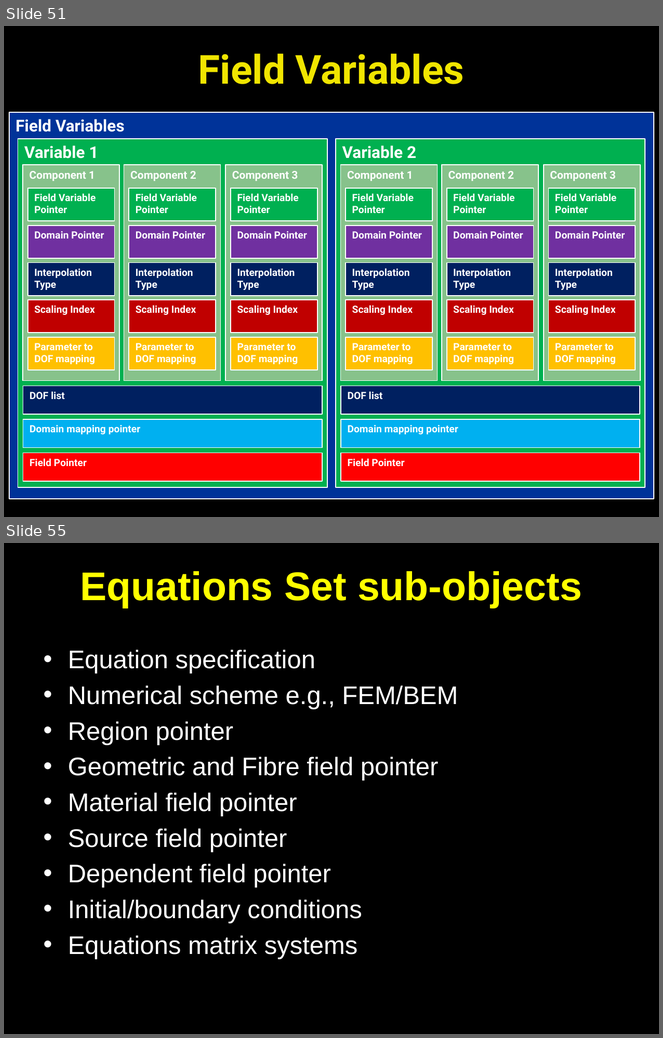
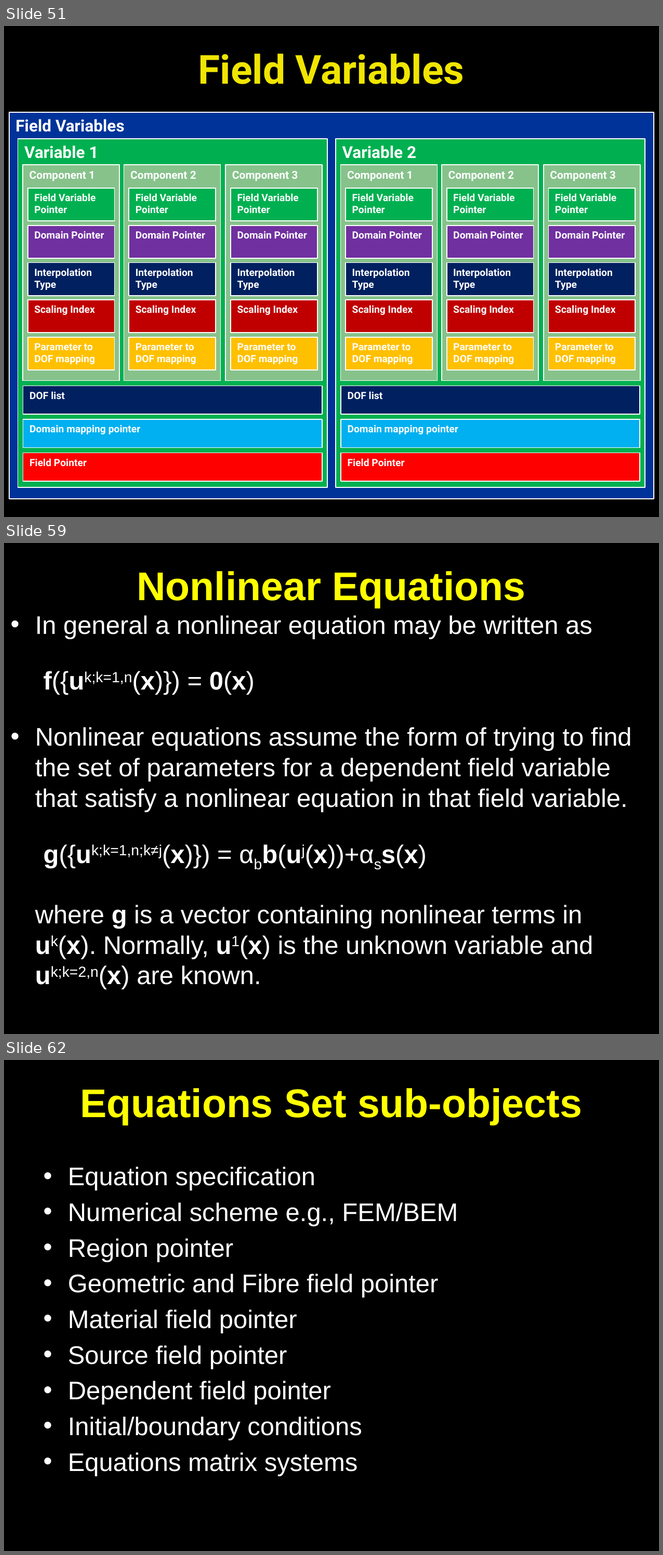
Before and after one commit to OpenCMISS/cm, a slide deck: doc/openCMISS.pptx. Shown one above the other, each under a label of ours: slides 51 and 55 before the commit, slides 51, 59 and 62 after it; the slides between them are not shown. The pictures are 663x1038 and 663x1555 pixels, drawn with LibreOffice and Linux fonts; fonts in the diff are those of the drawing. Boxes give left, top, right and bottom in pixels: in the first picture for what was removed or moved away, otherwise in the second. Text is boxed around its words. In the diff, an @@ line names an element or a change of style, - is before the commit and + after.

Commit message:
Changes for linear/nonlinear equations. First go at CellML interface from Andre/Chris.

```diff
--- a/doc/openCMISS.pptx
+++ b/doc/openCMISS.pptx
@@ slide 59 added at [4,543,659,1034], background #000000 @@
@@ title added at [137,571,526,608], 44 pt, text #FFFF00, bold @@
+Nonlinear Equations
@@ text added at [35,615,632,990], 28 pt, text #FFFFFF @@
+• In general a nonlinear equation may be written as
+  f({uk;k=1,n(x)}) = 0(x)
+• Nonlinear equations assume the form of trying to find the set of parameters for a dependent field variable that satisfy a nonlinear equation in that field variable.
+  g({uk;k=1,n;k≠j(x)}) = αbb(uj(x))+αss(x)
+where g is a vector containing nonlinear terms in uk(x). Normally, u1(x) is the unknown variable and uk;k=2,n(x) are known.
@@ what was slide 55 is now slide 62 @@
```
Also in this commit, not shown: 4 slides changed, 7 other slides added.
